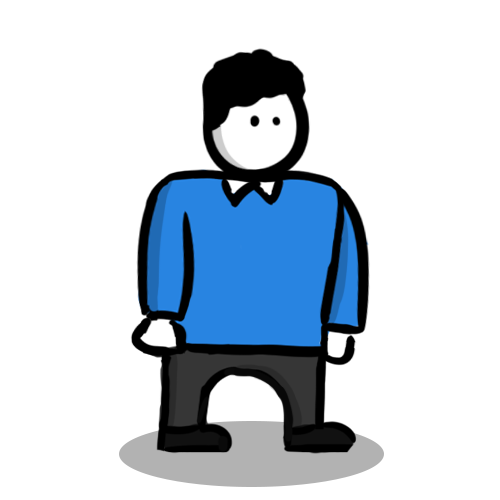
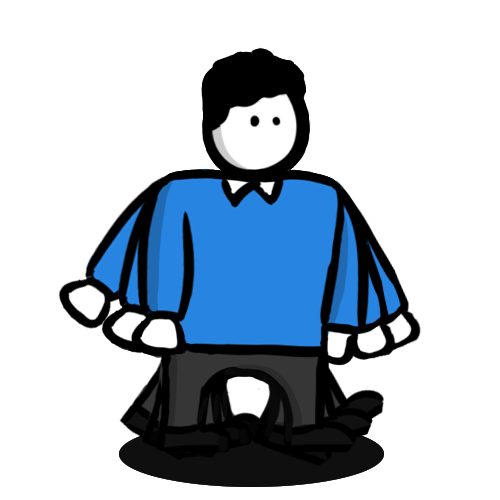
The second 500 x 500 image is a revision of the first. Changes to its layers:
added group "WalkRight_08" with 4 layers above "WalkRight_07" over [119, 47, 384, 487]
added layer "Shadow" (1st of 9, in "WalkRight_08") (20%) in group "WalkRight_08" over [142, 112, 350, 432]
added layer "Outline copy" (1st of 9, in "WalkRight_08") in group "WalkRight_08" over [130, 47, 371, 454]
added group "WalkRight_07" with 3 layers above "WalkRight_06" over [101, 47, 396, 487]
added layer "Outline copy" (2nd of 9, in "WalkRight_07") in group "WalkRight_07" over [101, 47, 396, 467]
added group "WalkRight_06" with 3 layers above "WalkRight_05" over [58, 47, 421, 487]
added layer "Outline copy" (3rd of 9, in "WalkRight_06") in group "WalkRight_06" over [58, 47, 421, 461]
added group "WalkRight_05" with 3 layers above "WalkRight_04" over [101, 47, 396, 487]
added layer "Outline copy" (4th of 9, in "WalkRight_05") in group "WalkRight_05" over [101, 47, 396, 467]
added group "WalkRight_04" with 4 layers above "WalkRight_03" over [119, 47, 384, 487]
added layer "Shadow" (5th of 9, in "WalkRight_04") (20%) in group "WalkRight_04" over [142, 112, 350, 432]
added layer "Outline copy" (5th of 9, in "WalkRight_04") in group "WalkRight_04" over [130, 47, 371, 454]
added group "WalkRight_03" with 3 layers above "WalkRight_02" over [119, 47, 384, 487]
added layer "Outline copy" (6th of 9, in "WalkRight_03") in group "WalkRight_03" over [141, 47, 373, 459]
added group "WalkRight_02" with 3 layers above "WalkRight_01" over [119, 47, 385, 487]
added layer "Outline copy" (7th of 9, in "WalkRight_02") in group "WalkRight_02" over [119, 47, 385, 461]
added group "WalkRight_01" with 3 layers above "StandStill" over [119, 47, 384, 487]
added layer "Outline copy" (8th of 9, in "WalkRight_01") in group "WalkRight_01" over [141, 47, 373, 459]
moved "Outline copy" (9th of 9, in "StandStill") into group "StandStill", painted on it over [130, 47, 371, 454]
…and 12 more changes (10 added, 2 stack)
